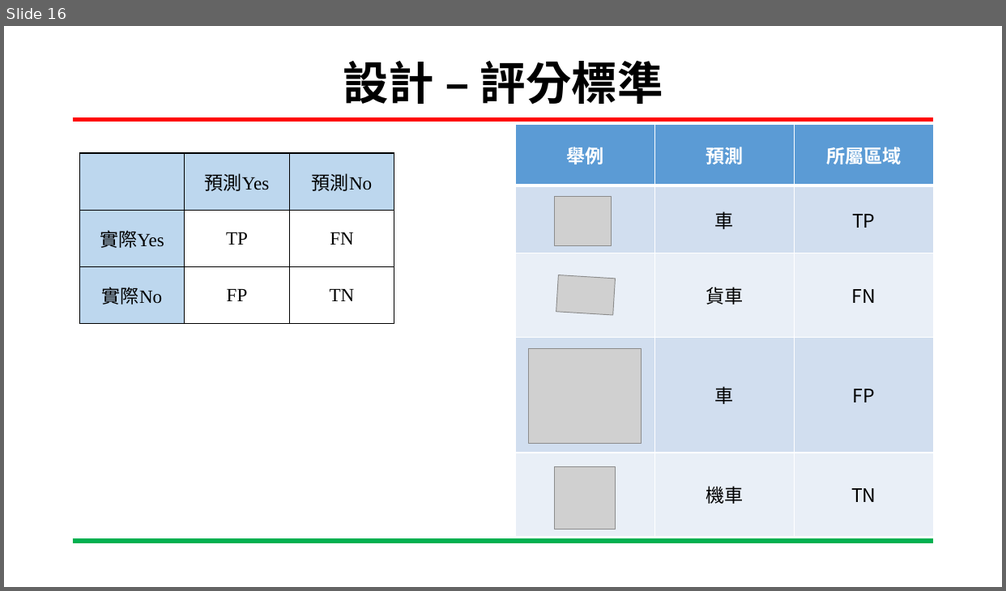
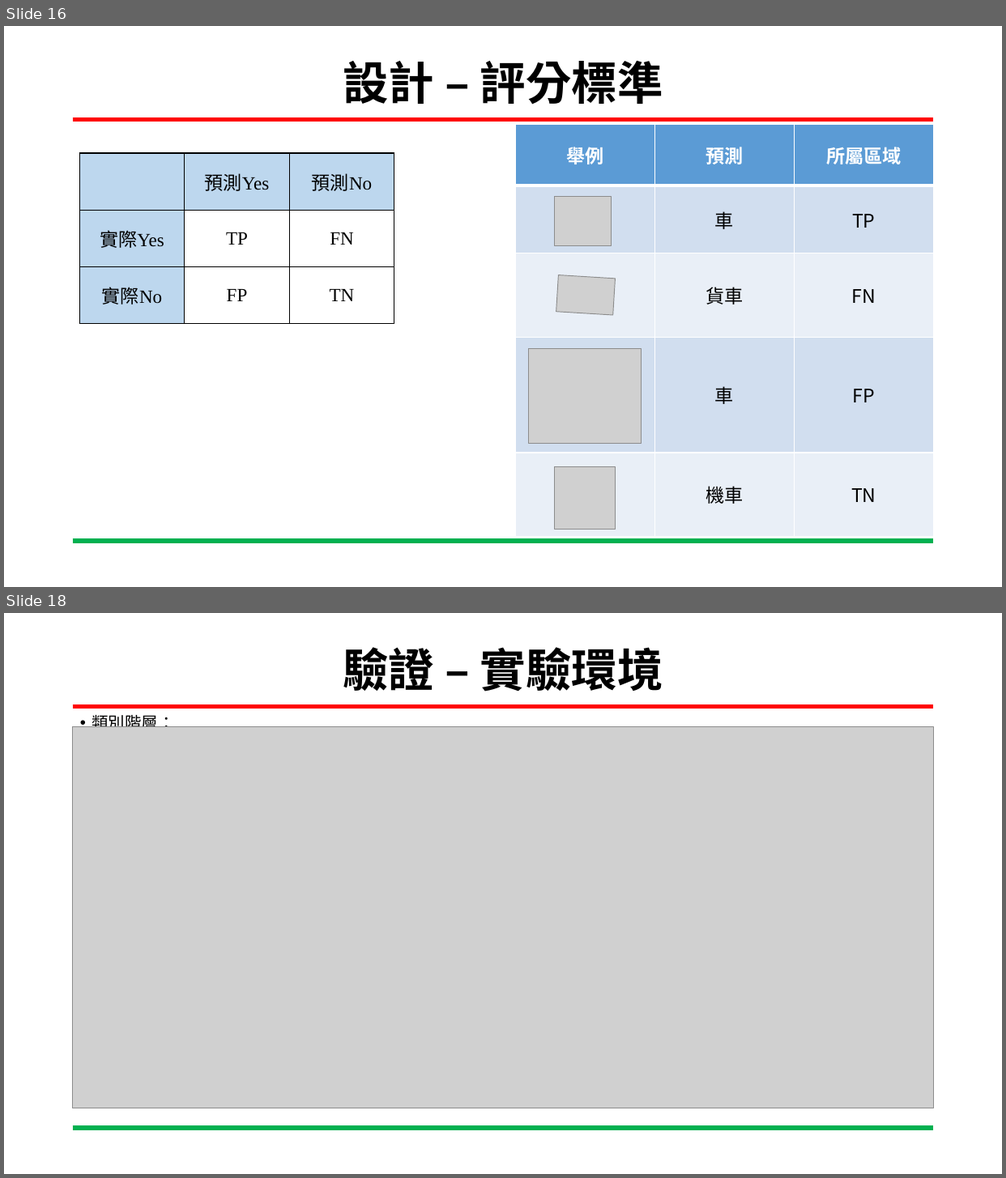
Before and after one commit to YUXING-LEE/image_process, a slide deck: final/基於分散式網路架構訓練階層式分類模型.pptx. Shown one above the other, each under a label of ours: slide 16 before the commit, slides 16 and 18 after it; the slides between them are not shown. The pictures are 1006x591 and 1006x1178 pixels, drawn with LibreOffice and Linux fonts; fonts in the diff are those of the drawing; grey boxes stand for pictures; background and template pictures are left out. Boxes give left, top, right and bottom in pixels: in the first picture for what was removed or moved away, otherwise in the second. Text is boxed around its words. In the diff, an @@ line names an element or a change of style, - is before the commit and + after.

```diff
--- a/final/基於分散式網路架構訓練階層式分類模型.pptx
+++ b/final/基於分散式網路架構訓練階層式分類模型.pptx
@@ slide 18 added at bbox=[4, 613, 1002, 1174], background #FFFFFF; not listed: 2 template elements that a slide beside it also shows @@
@@ title added at bbox=[343, 647, 663, 692], 44 pt, text #000000, bold @@
+驗證 – 實驗環境
@@ picture added at bbox=[73, 726, 934, 1109] @@
@@ text added at bbox=[91, 713, 174, 727], 16 pt, text #000000 @@
+• 類別階層：
```
Also in this commit, not shown: 1 slide changed, 5 other slides added, 10 other files.
